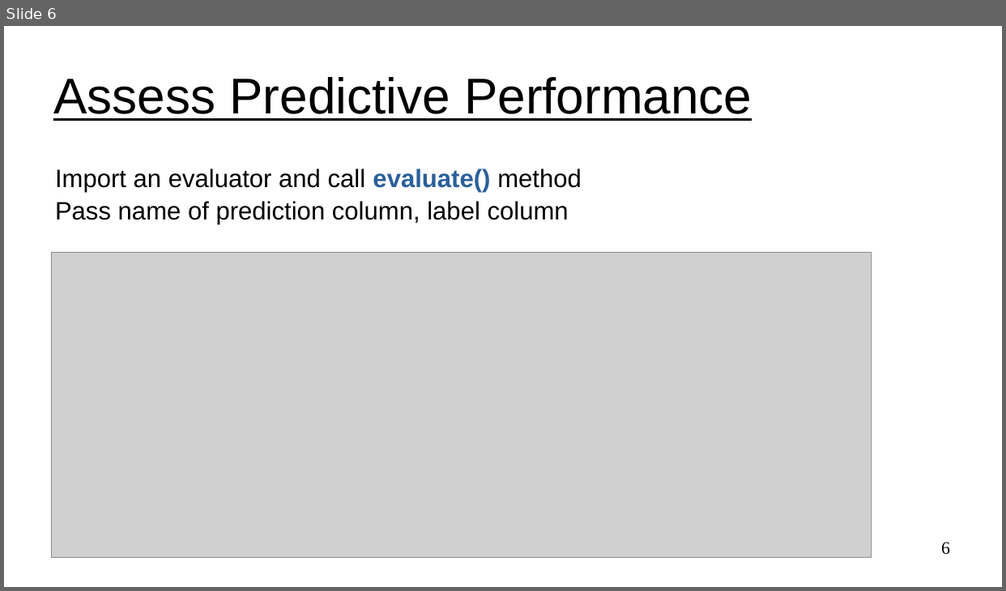
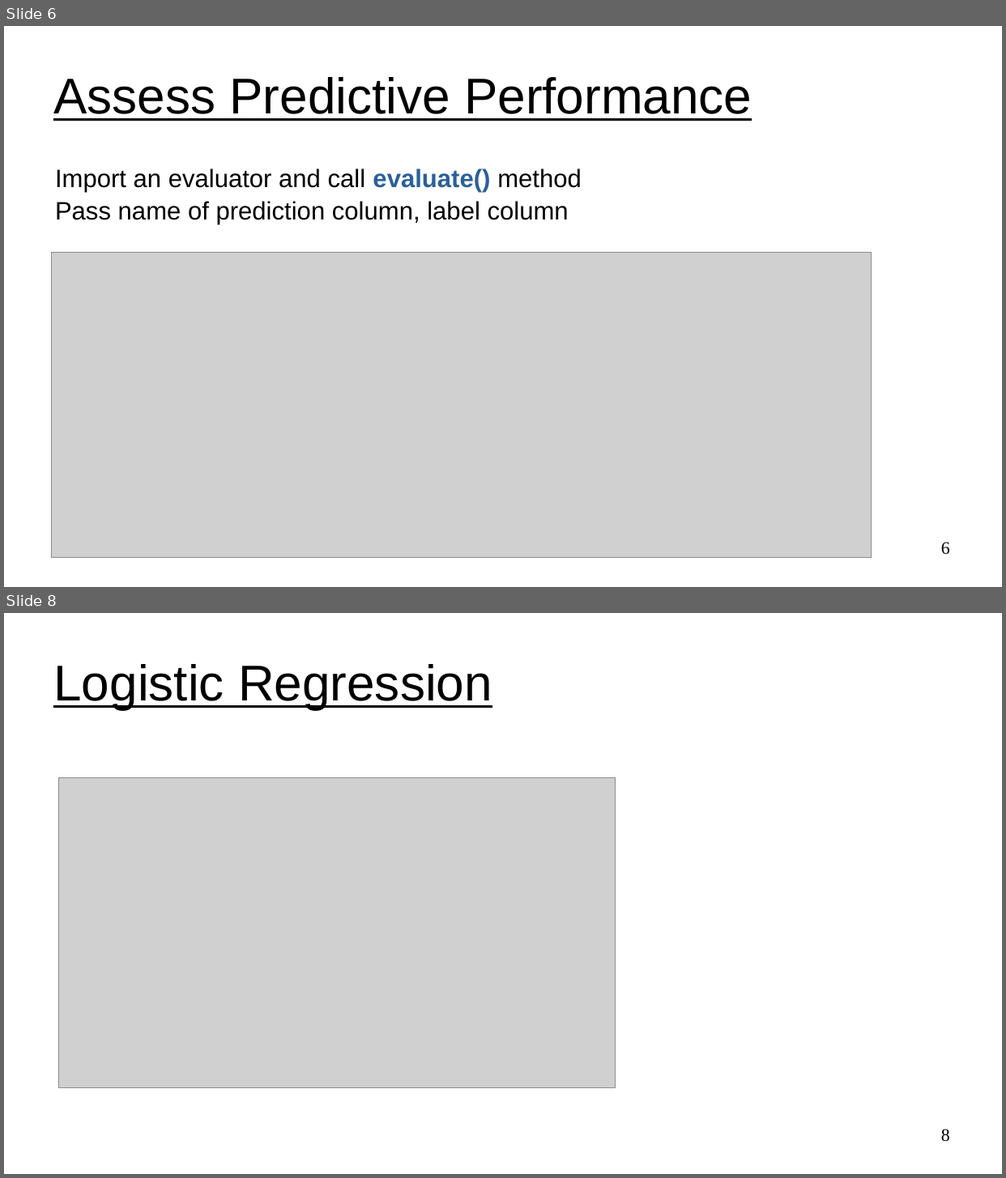
Before and after one commit to UVADS/distributed_computing, a slide deck: 04_mllib_intro_and_supervised_learning/mllib_method_summary.ppt. Shown one above the other, each under a label of ours: slide 6 before the commit, slides 6 and 8 after it; the slides between them are not shown. The pictures are 1006x591 and 1006x1178 pixels, drawn with LibreOffice and Linux fonts; fonts in the diff are those of the drawing; grey boxes stand for pictures. Boxes give left, top, right and bottom in pixels: in the first picture for what was removed or moved away, otherwise in the second. Text is boxed around its words. In the diff, an @@ line names an element or a change of style, - is before the commit and + after.

```diff
--- a/04_mllib_intro_and_supervised_learning/mllib_method_summary.ppt
+++ b/04_mllib_intro_and_supervised_learning/mllib_method_summary.ppt
@@ slide 8 added at bbox=[4, 613, 1002, 1174], background #FFFFFF @@
@@ title added at bbox=[53, 664, 492, 709], 40 pt, text #000000, underline @@
+Logistic Regression
@@ picture added at bbox=[59, 777, 616, 1088] @@
@@ page number added at bbox=[941, 1129, 950, 1142], 14 pt, text #000000 @@
+8
```
Also in this commit, not shown: 2 other slides added.
